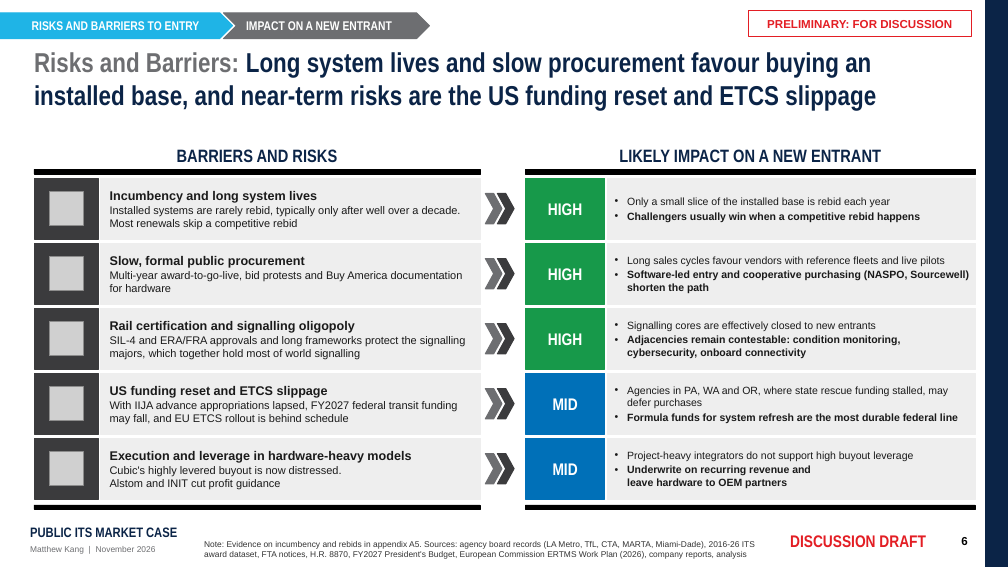
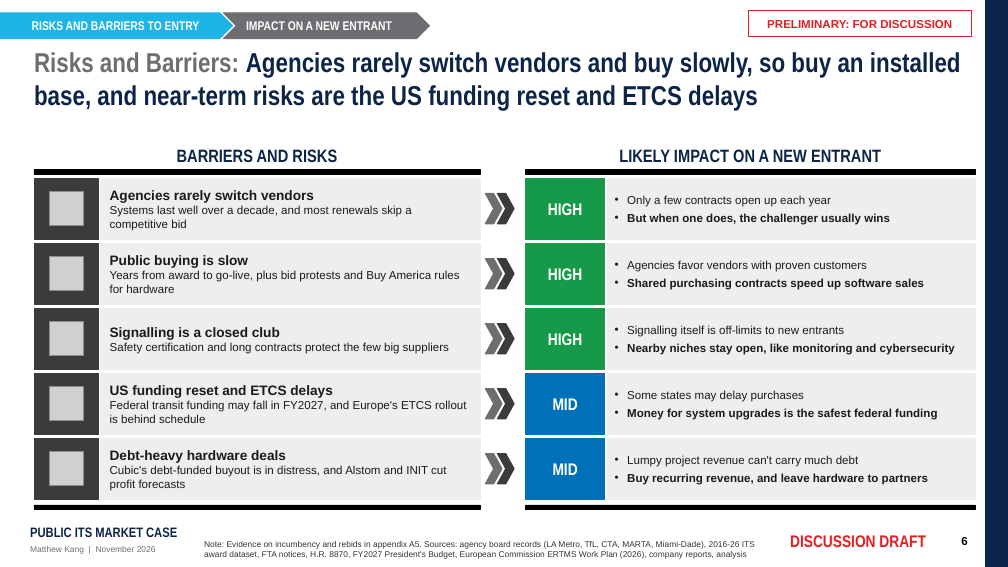
Before and after one commit to matthewkang858/Project-2-, a slide deck: slide 6 of its-market-case/deck/Public_ITS_Market_Case.pptx. Drawn at 1008x567 pixels with LibreOffice and Linux fonts; fonts in the diff are those of the drawing; grey boxes stand for pictures. Boxes give left, top, right and bottom in pixels: in the first picture for what was removed or moved away, otherwise in the second. Text is boxed around its words. In the diff, an @@ line names an element or a change of style, - is before the commit and + after.

```diff
--- a/its-market-case/deck/Public_ITS_Market_Case.pptx
+++ b/its-market-case/deck/Public_ITS_Market_Case.pptx
@@ title at box(34, 52, 961, 110): text changed @@
-Risks and Barriers: Long system lives and slow procurement favour buying an installed base, and near-term risks are the US funding reset and ETCS slippage
+Risks and Barriers: Agencies rarely switch vendors and buy slowly, so buy an installed base, and near-term risks are the US funding reset and ETCS delays
@@ text at box(110, 190, 411, 231): text changed; size 10.5 to 11 pt @@
-Incumbency and long system lives
-Installed systems are rarely rebid, typically only after well over a decade. Most renewals skip a competitive rebid
+Agencies rarely switch vendors
+Systems last well over a decade, and most renewals skip a competitive bid
@@ text at box(627, 195, 890, 225): text changed; size 10 to 11 pt @@
-• Only a small slice of the installed base is rebid each year
-• Challengers usually win when a competitive rebid happens
+• Only a few contracts open up each year
+• But when one does, the challenger usually wins
@@ text at box(110, 255, 459, 293): text changed; size 10.5 to 11 pt @@
-Slow, formal public procurement
-Multi-year award-to-go-live, bid protests and Buy America documentation for hardware
+Public buying is slow
+Years from award to go-live, plus bid protests and Buy America rules for hardware
@@ text at box(627, 260, 924, 290): text changed; size 10 to 11 pt @@
-• Long sales cycles favour vendors with reference fleets and live pilots
-• Software-led entry and cooperative purchasing (NASPO, Sourcewell) shorten the path
+• Agencies favor vendors with proven customers
+• Shared purchasing contracts speed up software sales
@@ text at box(110, 327, 449, 354): text changed; size 10.5 to 11 pt @@
-Rail certification and signalling oligopoly
-SIL-4 and ERA/FRA approvals and long frameworks protect the signalling majors, which together hold most of world signalling
+Signalling is a closed club
+Safety certification and long contracts protect the few big suppliers
@@ text at box(627, 325, 955, 355): text changed; size 10 to 11 pt @@
-• Signalling cores are effectively closed to new entrants
-• Adjacencies remain contestable: condition monitoring, cybersecurity, onboard connectivity
+• Signalling itself is off-limits to new entrants
+• Nearby niches stay open, like monitoring and cybersecurity
@@ text at box(110, 385, 467, 423): text changed; size 10.5 to 11 pt @@
-US funding reset and ETCS slippage
-With IIJA advance appropriations lapsed, FY2027 federal transit funding may fall, and EU ETCS rollout is behind schedule
+US funding reset and ETCS delays
+Federal transit funding may fall in FY2027, and Europe's ETCS rollout is behind schedule
@@ text at box(627, 390, 937, 420): text changed; size 10 to 11 pt; bold on @@
-• Agencies in PA, WA and OR, where state rescue funding stalled, may defer purchases
-• Formula funds for system refresh are the most durable federal line
+• Some states may delay purchases
+• Money for system upgrades is the safest federal funding
@@ text at box(110, 450, 446, 491): text changed; size 10.5 to 11 pt @@
-Execution and leverage in hardware-heavy models
-Cubic's highly levered buyout is now distressed. Alstom and INIT cut profit guidance
+Debt-heavy hardware deals
+Cubic's debt-funded buyout is in distress, and Alstom and INIT cut profit forecasts
@@ text at box(627, 455, 928, 485): text changed; size 10 to 11 pt @@
-• Project-heavy integrators do not support high buyout leverage
-• Underwrite on recurring revenue and leave hardware to OEM partners
+• Lumpy project revenue can't carry much debt
+• Buy recurring revenue, and leave hardware to partners
```
Also in this commit, not shown: 3 other files.
